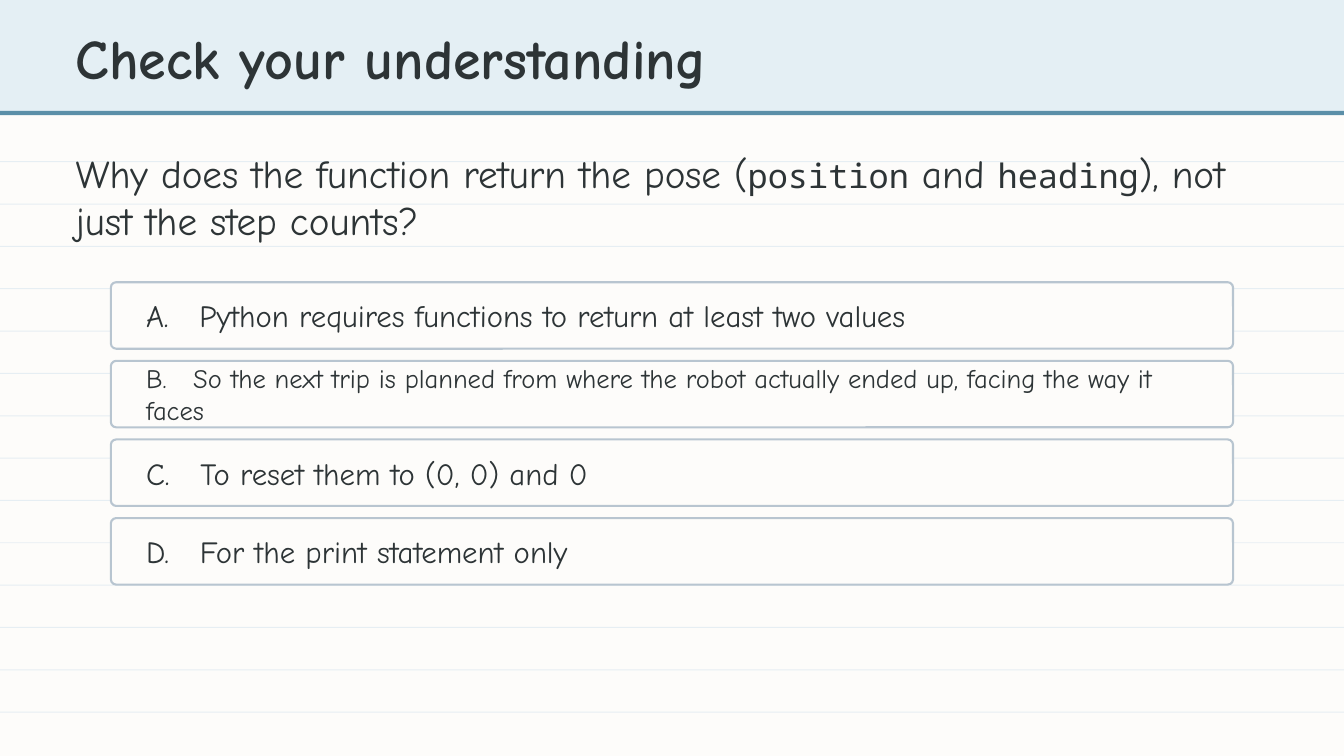
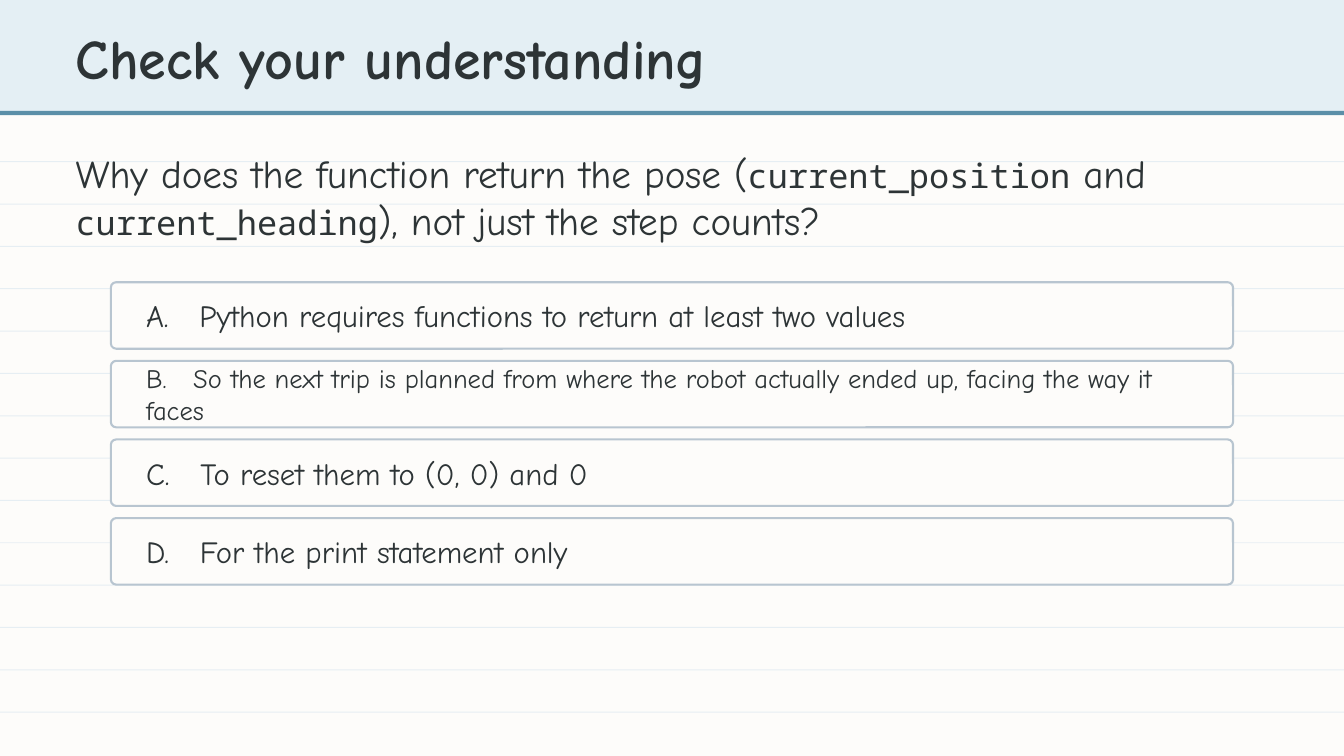
Before and after one commit to bradamiller/LearningPython, a slide deck: slide 12 of static/slides/module-05-pathfinding/module-5-lesson-08-building-experience.pptx. Drawn at 1344x756 pixels with LibreOffice and Linux fonts; fonts in the diff are those of the drawing. Boxes give left, top, right and bottom in pixels: in the first picture for what was removed or moved away, otherwise in the second. Text is boxed around its words. In the diff, an @@ line names an element or a change of style, - is before the commit and + after.

```diff
--- a/static/slides/module-05-pathfinding/module-5-lesson-08-building-experience.pptx
+++ b/static/slides/module-05-pathfinding/module-5-lesson-08-building-experience.pptx
@@ text at (x1=76, y1=161, x2=1146, y2=244): text changed @@
-Why does the function return the pose (position and heading), not just the step counts?
+Why does the function return the pose (current_position and current_heading), not just the step counts?
```
Also in this commit, not shown: 6 other slides changed, 11 other files.
